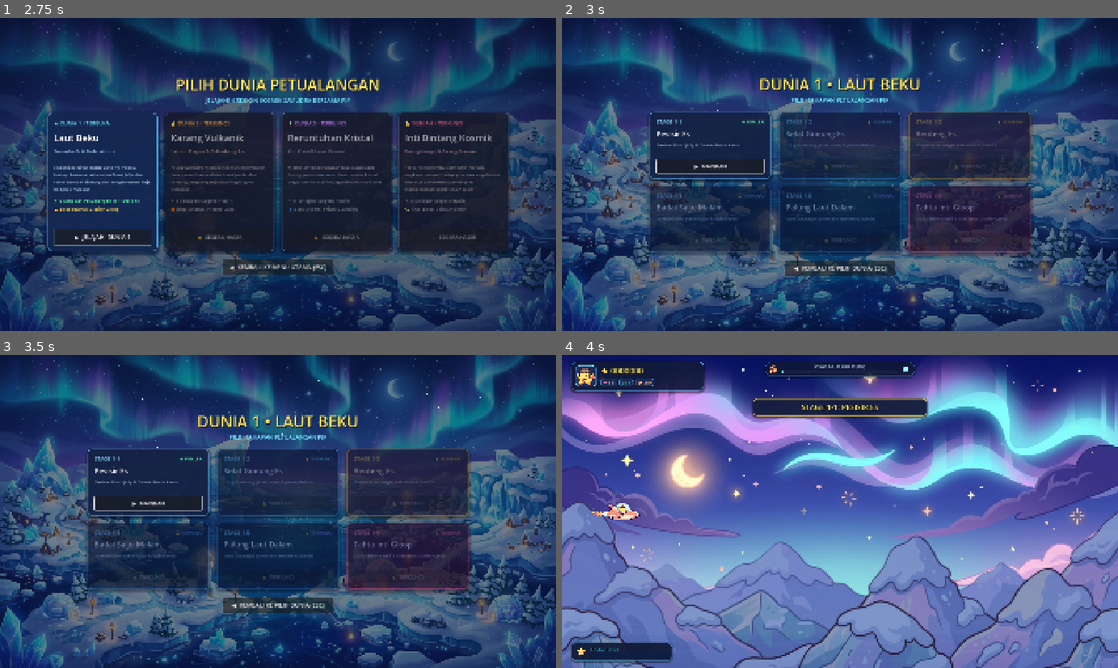
Above: before the commit, frames 1-4 (two rows, left to right).
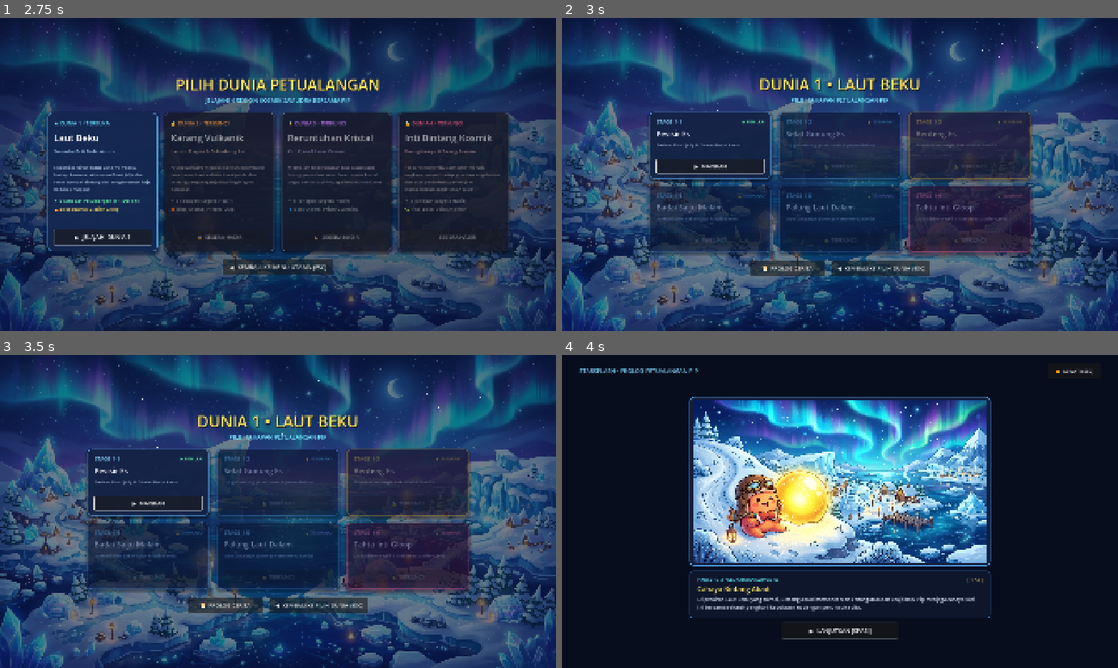
Above: after the commit, the same moments.

Repository: IhsanDwiPutra/Starsplash
Game: Godot game, scene res://scenes/ui/main_menu.tscn
Same seed, same stepped clock (60 frames per second), same inputs: the game is played once before the commit and once after it.
Inputs:
- Up to frame 1 (2.75 s): click "★ NORMAL" at 0.5 s; click "★ NORMAL" at 1.25 s; click "▶ MULAI PETUALANGAN" at 2 s
- Up to frame 2 (3 s): click "▶ JELAJAHI DUNIA 1" at 2.75 s
- Up to frame 3 (3.5 s): no input
- Up to frame 4 (4 s): click "▶ MAINKAN" (after the commit: "📜 PROLOG CERITA") at 3.5 s

Frame 1 is identical in both runs. In frame 2, 0.9% of the frame differs, in the area x 33-67%, y 77-83%; in frame 3, 0.9%; in frame 4, 99%, in the area x 0-100%, y 0-100%.

Commit message:
feat(story): implementasi Layar Prolog Cerita 3 Panel dengan ilustrasi seni AI resmi dan pemicu Stage 1-1

Diff:
--- a/scenes/ui/stage_select.tscn
+++ b/scenes/ui/stage_select.tscn
@@ -437,10 +437,17 @@
 
 [node name="BottomBar" type="HBoxContainer" parent="VBoxContainer"]
 layout_mode = 2
+theme_override_constants/separation = 24
 alignment = 1
 
+[node name="BtnPrologue" type="Button" parent="VBoxContainer/BottomBar"]
+custom_minimum_size = Vector2(260, 52)
+layout_mode = 2
+theme_override_font_sizes/font_size = 19
+text = "📜  PROLOG CERITA"
+
 [node name="BtnBack" type="Button" parent="VBoxContainer/BottomBar"]
-custom_minimum_size = Vector2(380, 52)
-layout_mode = 2
-theme_override_font_sizes/font_size = 20
+custom_minimum_size = Vector2(340, 52)
+layout_mode = 2
+theme_override_font_sizes/font_size = 19
 text = "◀  KEMBALI KE PILIH DUNIA (ESC)"
--- /dev/null
+++ b/scenes/ui/story_intro.tscn
@@ -0,0 +1,168 @@
+[gd_scene format=3]
+
+[ext_resource type="Script" path="res://scripts/ui/story_intro.gd" id="1_intro"]
+[ext_resource type="Texture2D" path="res://assets/art/story/intro_panel_1.jpg" id="2_panel1_tex"]
+
+[sub_resource type="StyleBoxFlat" id="StyleBoxFlat_panel_card"]
+content_margin_left = 12.0
+content_margin_top = 12.0
+content_margin_right = 12.0
+content_margin_bottom = 12.0
+bg_color = Color(0.08, 0.12, 0.24, 0.95)
+border_width_left = 3
+border_width_top = 3
+border_width_right = 3
+border_width_bottom = 3
+border_color = Color(0.35, 0.7, 1, 0.85)
+corner_radius_top_left = 16
+corner_radius_top_right = 16
+corner_radius_bottom_right = 16
+corner_radius_bottom_left = 16
+shadow_color = Color(0.02, 0.05, 0.15, 0.7)
+shadow_size = 14
+shadow_offset = Vector2(0, 8)
+
+[sub_resource type="StyleBoxFlat" id="StyleBoxFlat_story_box"]
+content_margin_left = 28.0
+content_margin_top = 18.0
+content_margin_right = 28.0
+content_margin_bottom = 18.0
+bg_color = Color(0.06, 0.09, 0.18, 0.9)
+border_width_left = 2
+border_width_top = 2
+border_width_right = 2
+border_width_bottom = 2
+border_color = Color(0.25, 0.45, 0.7, 0.6)
+corner_radius_top_left = 12
+corner_radius_top_right = 12
+corner_radius_bottom_right = 12
+corner_radius_bottom_left = 12
+
+[node name="StoryIntro" type="Control"]
+layout_mode = 3
+anchors_preset = 15
+anchor_right = 1.0
+anchor_bottom = 1.0
+grow_horizontal = 2
+grow_vertical = 2
+script = ExtResource("1_intro")
+
+[node name="BackgroundDark" type="ColorRect" parent="."]
+layout_mode = 1
+anchors_preset = 15
+anchor_right = 1.0
+anchor_bottom = 1.0
+grow_horizontal = 2
+grow_vertical = 2
+color = Color(0.03, 0.05, 0.11, 1)
+
+[node name="TopBar" type="HBoxContainer" parent="."]
+layout_mode = 1
+anchors_preset = 10
+anchor_right = 1.0
+offset_left = 60.0
+offset_top = 30.0
+offset_right = -60.0
+offset_bottom = 80.0
+grow_horizontal = 2
+
+[node name="HeaderLabel" type="Label" parent="TopBar"]
+layout_mode = 2
+size_flags_horizontal = 3
+theme_override_colors/font_color = Color(0.5, 0.85, 1, 0.9)
+theme_override_font_sizes/font_size = 20
+text = "STARSPLASH • PROLOG PETUALANGAN PIP"
+vertical_alignment = 1
+
+[node name="BtnSkip" type="Button" parent="TopBar"]
+custom_minimum_size = Vector2(180, 44)
+layout_mode = 2
+focus_mode = 0
+theme_override_font_sizes/font_size = 17
+text = "⏩  LEWATI (ESC)"
+
+[node name="MainContainer" type="VBoxContainer" parent="."]
+layout_mode = 1
+anchors_preset = 8
+anchor_left = 0.5
+anchor_top = 0.5
+anchor_right = 0.5
+anchor_bottom = 0.5
+offset_left = -520.0
+offset_top = -430.0
+offset_right = 520.0
+offset_bottom = 470.0
+grow_horizontal = 2
+grow_vertical = 2
+theme_override_constants/separation = 16
+alignment = 1
+
+[node name="PanelCard" type="PanelContainer" parent="MainContainer"]
+custom_minimum_size = Vector2(1040, 585)
+layout_mode = 2
+theme_override_styles/panel = SubResource("StyleBoxFlat_panel_card")
+
+[node name="ImageContainer" type="Control" parent="MainContainer/PanelCard"]
+clip_contents = true
+layout_mode = 2
+
+[node name="PanelImage" type="TextureRect" parent="MainContainer/PanelCard/ImageContainer"]
+layout_mode = 1
+anchors_preset = 15
+anchor_right = 1.0
+anchor_bottom = 1.0
+grow_horizontal = 2
+grow_vertical = 2
+texture = ExtResource("2_panel1_tex")
+expand_mode = 1
+stretch_mode = 6
+
+[node name="StoryBox" type="PanelContainer" parent="MainContainer"]
+custom_minimum_size = Vector2(1040, 160)
+layout_mode = 2
+theme_override_styles/panel = SubResource("StyleBoxFlat_story_box")
+
+[node name="VBox" type="VBoxContainer" parent="MainContainer/StoryBox"]
+layout_mode = 2
+theme_override_constants/separation = 6
+
+[node name="TopInfo" type="HBoxContainer" parent="MainContainer/StoryBox/VBox"]
+layout_mode = 2
+
+[node name="BadgeLabel" type="Label" parent="MainContainer/StoryBox/VBox/TopInfo"]
+layout_mode = 2
+size_flags_horizontal = 3
+theme_override_colors/font_color = Color(0.4, 0.95, 1, 1)
+theme_override_font_sizes/font_size = 16
+text = "PANEL 1 / 3 • KEDAMAIAN SAMUDRA"
+
+[node name="StepLabel" type="Label" parent="MainContainer/StoryBox/VBox/TopInfo"]
+layout_mode = 2
+theme_override_colors/font_color = Color(1, 0.85, 0.35, 1)
+theme_override_font_sizes/font_size = 16
+text = "[ 1 / 3 ]"
+
+[node name="TitleLabel" type="Label" parent="MainContainer/StoryBox/VBox"]
+layout_mode = 2
+theme_override_colors/font_color = Color(1, 0.9, 0.4, 1)
+theme_override_font_sizes/font_size = 24
+text = "Cahaya Bintang Abadi"
+
+[node name="DescLabel" type="Label" parent="MainContainer/StoryBox/VBox"]
+custom_minimum_size = Vector2(0, 60)
+layout_mode = 2
+theme_override_colors/font_color = Color(0.88, 0.92, 1, 0.95)
+theme_override_font_sizes/font_size = 17
+text = "Di perairan Laut Beku yang damai, Bintang Abadi memancarkan kehangatan dan keajaiban. Pip menjaga cahaya suci ini bersama seluruh penghuni kepulauan es dengan penuh suka cita."
+autowrap_mode = 2
+
+[node name="ActionBox" type="HBoxContainer" parent="MainContainer"]
+layout_mode = 2
+theme_override_constants/separation = 20
+alignment = 1
+
+[node name="BtnNext" type="Button" parent="MainContainer/ActionBox"]
+custom_minimum_size = Vector2(400, 52)
+layout_mode = 2
+theme_override_font_sizes/font_size = 20
+text = "▶  LANJUTKAN [SPASI]"
--- a/scripts/autoload/save_manager.gd
+++ b/scripts/autoload/save_manager.gd
@@ -9,6 +9,7 @@
 var selected_difficulty: int = 1 # 0: EASY, 1: NORMAL, 2: HARD
 var unlocked_world: int = 1
 var unlocked_stage: int = 1
+var has_seen_intro: bool = false
 
 
 func _ready() -> void:
@@ -21,6 +22,7 @@
 		high_score = int(cfg.get_value("progress", "high_score", 0))
 		unlocked_world = int(cfg.get_value("progress", "unlocked_world", 1))
 		unlocked_stage = int(cfg.get_value("progress", "unlocked_stage", 1))
+		has_seen_intro = bool(cfg.get_value("progress", "has_seen_intro", false))
 		music_volume = float(cfg.get_value("settings", "music_volume", 0.8))
 		sfx_volume = float(cfg.get_value("settings", "sfx_volume", 1.0))
 		selected_difficulty = int(cfg.get_value("settings", "difficulty", 1))
@@ -35,10 +37,16 @@
 	cfg.set_value("progress", "high_score", high_score)
 	cfg.set_value("progress", "unlocked_world", unlocked_world)
 	cfg.set_value("progress", "unlocked_stage", unlocked_stage)
+	cfg.set_value("progress", "has_seen_intro", has_seen_intro)
 	cfg.set_value("settings", "music_volume", music_volume)
 	cfg.set_value("settings", "sfx_volume", sfx_volume)
 	cfg.set_value("settings", "difficulty", selected_difficulty)
 	cfg.save(SAVE_PATH)
+
+
+func mark_intro_seen() -> void:
+	has_seen_intro = true
+	save_data()
 
 
 func is_stage_unlocked(world_id: int, stage_id: int) -> bool:
--- a/scripts/ui/stage_select.gd
+++ b/scripts/ui/stage_select.gd
@@ -4,6 +4,7 @@
 
 const LEVEL_PATH: String = "res://scenes/levels/test_level.tscn"
 const WORLD_SELECT_PATH: String = "res://scenes/ui/world_select.tscn"
+const STORY_INTRO_PATH: String = "res://scenes/ui/story_intro.tscn"
 
 const STAGE_DETAILS: Dictionary = {
 	1: {
@@ -51,6 +52,7 @@
 }
 
 @onready var _btn_back: Button = $VBoxContainer/BottomBar/BtnBack
+@onready var _btn_prologue: Button = $VBoxContainer/BottomBar/BtnPrologue
 @onready var _cards_container: GridContainer = $VBoxContainer/GridContainer
 
 var _stage_buttons: Array[Button] = []
@@ -61,6 +63,11 @@
 
 	if _btn_back != null:
 		_btn_back.pressed.connect(_on_back_pressed)
+	if _btn_prologue != null:
+		_btn_prologue.pressed.connect(func() -> void:
+			AudioManager.play_sfx("pickup")
+			SceneRouter.go_to(STORY_INTRO_PATH)
+		)
 
 	_setup_stage_cards()
 
@@ -124,7 +131,10 @@
 func _play_stage(stage_num: int) -> void:
 	AudioManager.play_sfx("checkpoint")
 	GameState.start_stage(GameState.current_world, stage_num)
-	SceneRouter.go_to(LEVEL_PATH)
+	if stage_num == 1 and not SaveManager.has_seen_intro:
+		SceneRouter.go_to(STORY_INTRO_PATH)
+	else:
+		SceneRouter.go_to(LEVEL_PATH)
 
 
 func _on_back_pressed() -> void:
--- /dev/null
+++ b/scripts/ui/story_intro.gd
@@ -0,0 +1,103 @@
+extends Control
+## Layar Prolog Cerita (Story Intro) 3 Panel.
+## Menjelaskan pencurian Bintang Abadi oleh Raja Glacier Gloop dan tekad Pip.
+
+const LEVEL_PATH: String = "res://scenes/levels/test_level.tscn"
+const STAGE_SELECT_PATH: String = "res://scenes/ui/stage_select.tscn"
+
+const PANELS: Array[Dictionary] = [
+	{
+		"texture": "res://assets/art/story/intro_panel_1.jpg",
+		"badge": "PANEL 1 / 3 • KEDAMAIAN SAMUDRA",
+		"title": "Cahaya Bintang Abadi",
+		"text": "Di perairan Laut Beku yang damai, Bintang Abadi memancarkan kehangatan dan keajaiban. Pip menjaga cahaya suci ini bersama seluruh penghuni kepulauan es dengan penuh suka cita."
+	},
+	{
+		"texture": "res://assets/art/story/intro_panel_2.jpg",
+		"badge": "PANEL 2 / 3 • SERBUAN KEGELAPAN",
+		"title": "Serbuan Jahat Raja Es Gloop!",
+		"text": "Namun kedamaian sirna seketika! Raja Es Glacier Gloop bangkit dari palung es kelam bersama armada ubur-ubur esnya, menculik bintang-bintang kosmik dan membekukan seluruh samudra!"
+	},
+	{
+		"texture": "res://assets/art/story/intro_panel_3.jpg",
+		"badge": "PANEL 3 / 3 • TEKAD MEMBARA",
+		"title": "Lepas Landas Kapal Bintang Pip!",
+		"text": "Pip menolak menyerah pada kegelapan! Menyalakan pendorong roket jet kapal tempurnya, Pip meluncur menembus badai es kutub: 'Saatnya merebut kembali bintang kita!'"
+	}
+]
+
+@onready var _panel_image: TextureRect = $MainContainer/PanelCard/ImageContainer/PanelImage
+@onready var _badge_label: Label = $MainContainer/StoryBox/VBox/TopInfo/BadgeLabel
+@onready var _title_label: Label = $MainContainer/StoryBox/VBox/TitleLabel
+@onready var _desc_label: Label = $MainContainer/StoryBox/VBox/DescLabel
+@onready var _step_label: Label = $MainContainer/StoryBox/VBox/TopInfo/StepLabel
+
+@onready var _btn_next: Button = $MainContainer/ActionBox/BtnNext
+@onready var _btn_skip: Button = $TopBar/BtnSkip
+@onready var _panel_card: PanelContainer = $MainContainer/PanelCard
+
+var _current_panel: int = 0
+var _target_scene: String = LEVEL_PATH
+
+
+func _ready() -> void:
+	AudioManager.play_music("menu")
+
+	if _btn_skip != null:
+		_btn_skip.pressed.connect(_finish_intro)
+	if _btn_next != null:
+		_btn_next.pressed.connect(_next_panel)
+
+	_show_panel(0)
+
+
+func _unhandled_input(event: InputEvent) -> void:
+	if event.is_action_pressed("pause"):
+		_finish_intro()
+		get_viewport().set_input_as_handled()
+	elif event.is_action_pressed("fire"):
+		_next_panel()
+		get_viewport().set_input_as_handled()
+
+
+func _show_panel(index: int) -> void:
+	_current_panel = index
+	var data: Dictionary = PANELS[index]
+
+	var tex_path: String = data.get("texture", "")
+	if ResourceLoader.exists(tex_path):
+		_panel_image.texture = load(tex_path)
+
+	_badge_label.text = data.get("badge", "")
+	_title_label.text = data.get("title", "")
+	_desc_label.text = data.get("text", "")
+	_step_label.text = "[ %d / %d ]" % [index + 1, PANELS.size()]
+
+	if index >= PANELS.size() - 1:
+		_btn_next.text = "🚀  GAS BERANGKAT! [SPASI]"
+	else:
+		_btn_next.text = "▶  LANJUTKAN [SPASI]"
+
+	_btn_next.grab_focus()
+
+	# Animasi fade halus pada panel gambar
+	if _panel_card != null:
+		_panel_card.modulate = Color(1.0, 1.0, 1.0, 0.4)
+		var tw: Tween = create_tween()
+		tw.tween_property(_panel_card, "modulate:a", 1.0, 0.3)
+
+
+func _next_panel() -> void:
+	AudioManager.play_sfx("pickup", 0.05)
+	if _current_panel < PANELS.size() - 1:
+		_show_panel(_current_panel + 1)
+	else:
+		_finish_intro()
+
+
+func _finish_intro() -> void:
+	AudioManager.play_sfx("checkpoint")
+	SaveManager.mark_intro_seen()
+	# Pastikan GameState diatur ke Stage 1-1
+	GameState.start_stage(1, 1)
+	SceneRouter.go_to(LEVEL_PATH)
Binary file added: assets/art/story/intro_panel_1.jpg
Not shown, added: assets/art/story/intro_panel_1.jpg.import
Binary file added: assets/art/story/intro_panel_2.jpg
Not shown, added: assets/art/story/intro_panel_2.jpg.import
Binary file added: assets/art/story/intro_panel_3.jpg
Not shown, added: assets/art/story/intro_panel_3.jpg.import
Not shown, added: scripts/ui/story_intro.gd.uid
Not shown, added: scripts/ui/world_select.gd.uid
Not shown, changed: docs/DECISIONS.md
Not shown, changed: docs/ROADMAP.md
